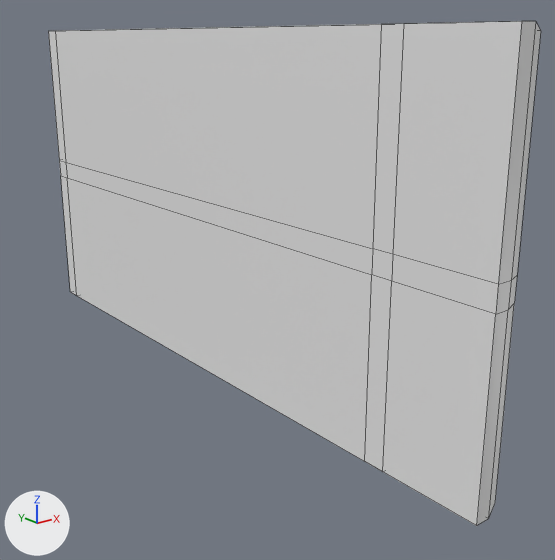
The FBX model StealthGame/Assets/Meshs/Metal_Plates_mesh.fbx as it was, and as the next commit left it.
Rendered twice from a 50 mm lens placed at (-1.21, -0.82, 0.97), pointed at (0.1, 0.82, 0.32). Lighting does not change. The marker at lower left points along +X, +Y and +Z. Mesh edges are drawn as thin lines. Where no turn or scale is listed for an object, it has been applied to the vertices.

In view in the first picture: 'Metal_Plates_mesh'.
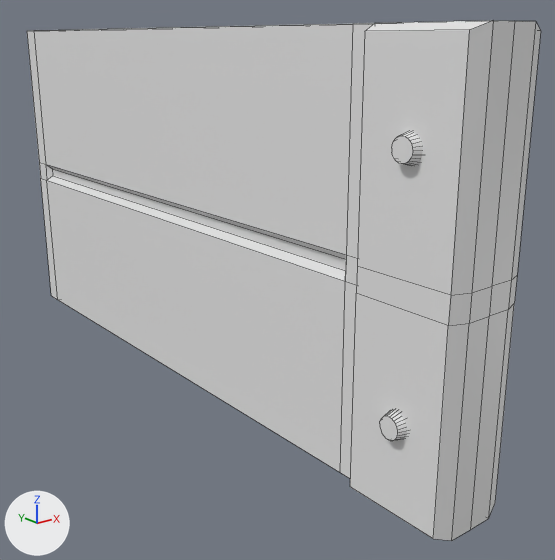
The newer file is also turned or shifted as a whole; pictures and numbers use the older file's frame.

Location of each change, (x1, y1, x2, y2) in pixels of the pictures (555 x 560 px):
'Metal_Plates_mesh', reshaped: before (48, 21, 541, 526); after (27, 20, 541, 541)
part 1 of me_mesh, added: after (392, 132, 423, 166)
part 2 of me_mesh, added: after (380, 411, 407, 441)
part 3 of me_mesh, built on: before (48, 21, 525, 526); after (27, 20, 525, 541)

Diff of the bpy script that builds the scene:
```diff
--- a/StealthGame/Assets/Meshs/Metal_Plates_mesh.fbx.py
+++ b/StealthGame/Assets/Meshs/Metal_Plates_mesh.fbx.py
@@ me_mesh @@
 # used by ob_metal_plates_mesh; location = (0.0, 1.0, 0.0)
-me_mesh.from_pydata(...)  # 148 vertices, 102 faces; spans x -0.02..0.08, y -1.0..1.0, z 0.0..1.0
+me_mesh.from_pydata(...)  # 270 vertices, 180 faces; spans x -0.16..0.08, y -1.0..1.0, z 0.0..1.0
+# me_mesh part 1: a new loose piece, a 24-sided cut cone along x (radius 0.025 at the low end, 0.033 at the high end) spanning x -0.161..-0.134, y -0.902..-0.837, z 0.748..0.813
+# me_mesh part 2: a new loose piece, a 24-sided cut cone along x (radius 0.025 at the low end, 0.032 at the high end) spanning x -0.161..-0.134, y -0.902..-0.837, z 0.188..0.253
+# me_mesh part 3
+# 8 vertices are removed from x -0.02, y -1.0..1.0, z 0.0..1.0
+# 20 faces are deleted
+# 10 vertices in x -0.02, y -1.0..1.0, z 0.0..1.0 move by (-0.02, 0.0, 0.0)
+# 2 vertices move from x -0.02, y -0.67, z 0.47..0.53 to x -0.1, y -0.67, z 0.0..1.0
+# 12 vertices are added at x -0.14..-0.08, y -0.99..0.92, z 0.01..0.99
+# 12 new vertices lie (-0.06, 0.0, 0.0) away from vertices in x -0.02..0.02, y -1.0..1.0, z 0.0..1.0
+# 5 new vertices lie (0.0, 0.0, -0.47) away from vertices in x -0.1..-0.02, y -1.0..1.0, z 0.47..1.0
+# 5 new vertices lie (0.0, 0.0, 0.47) away from vertices in x -0.1..-0.02, y -1.0..1.0, z 0.0..0.53
+# 46 new faces join them
```
